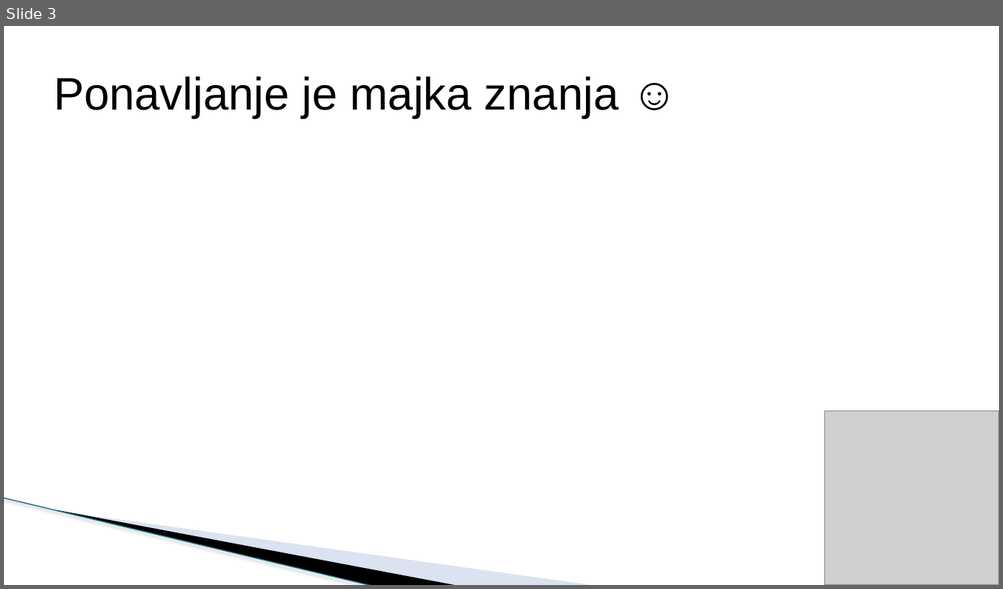
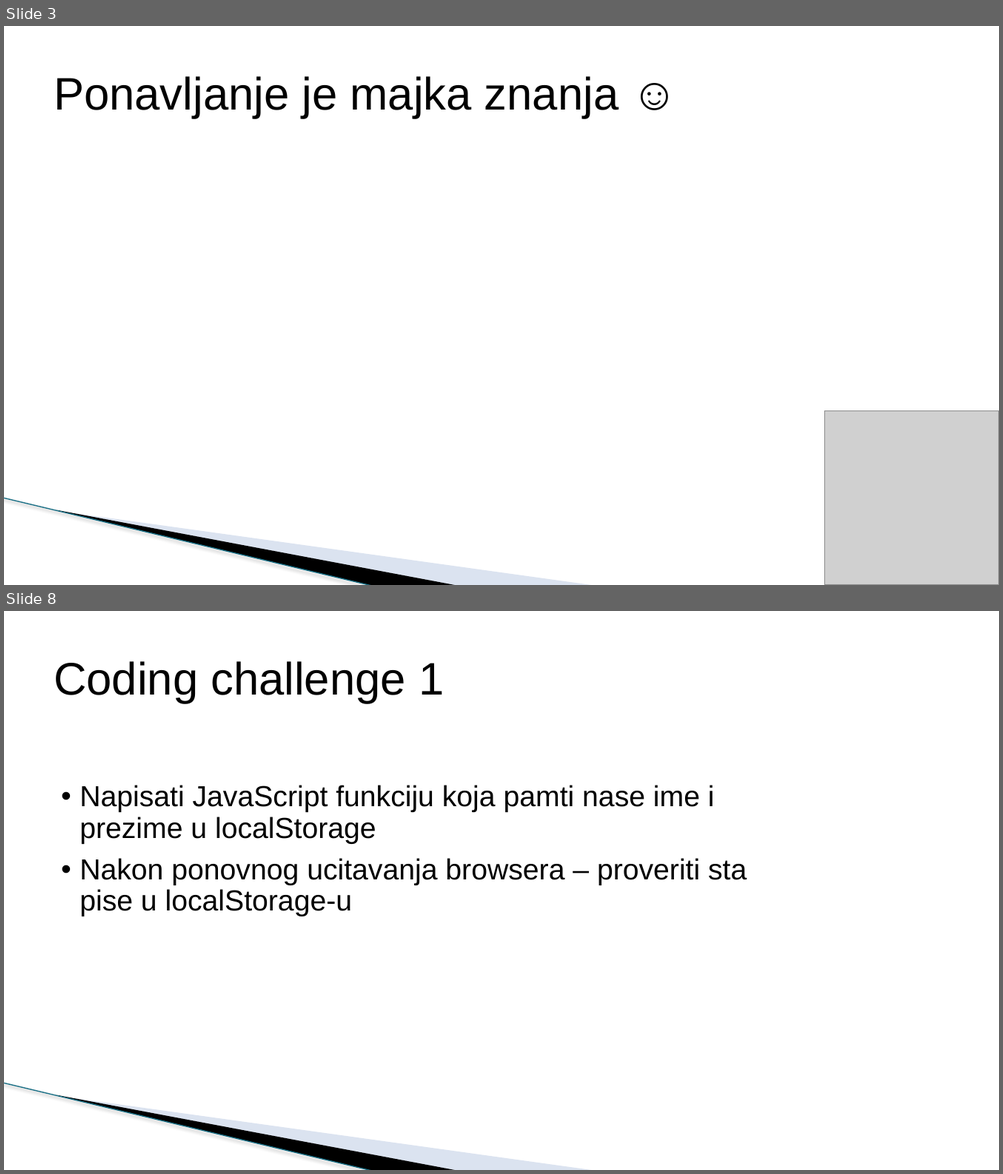
Before and after one commit to todalexcode/kurs-front-end, a slide deck: sesija-35/PPT/Front-End Developer-35.pptx. Shown one above the other, each under a label of ours: slide 3 before the commit, slides 3 and 8 after it; the slides between them are not shown. The pictures are 1003x589 and 1003x1174 pixels, drawn with LibreOffice and Linux fonts; fonts in the diff are those of the drawing; grey boxes stand for pictures; background and template pictures are left out. Boxes give left, top, right and bottom in pixels: in the first picture for what was removed or moved away, otherwise in the second. Text is boxed around its words. In the diff, an @@ line names an element or a change of style, - is before the commit and + after.

```diff
--- a/sesija-35/PPT/Front-End Developer-35.pptx
+++ b/sesija-35/PPT/Front-End Developer-35.pptx
@@ slide 8 added at (x1=4, y1=611, x2=999, y2=1170), background #FFFFFF; not listed: 3 template elements that a slide beside it also shows @@
@@ title added at (x1=54, y1=661, x2=444, y2=703), 44 pt, text #000000 @@
+Coding challenge 1
@@ text added at (x1=79, y1=785, x2=746, y2=917), 28 pt, text #000000 @@
+• Napisati JavaScript funkciju koja pamti nase ime i prezime u localStorage
+• Nakon ponovnog ucitavanja browsera – proveriti sta pise u localStorage-u
```
Also in this commit, not shown: 1 slide changed, 6 other slides added, 2 slides removed, 5 other files.
